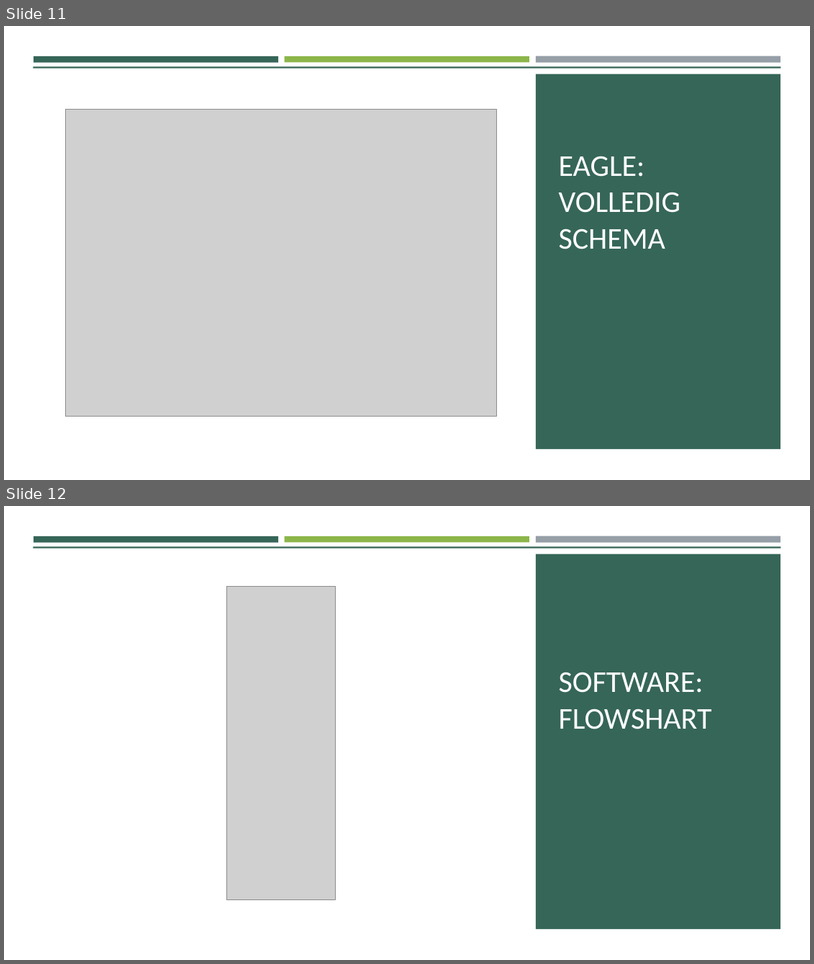
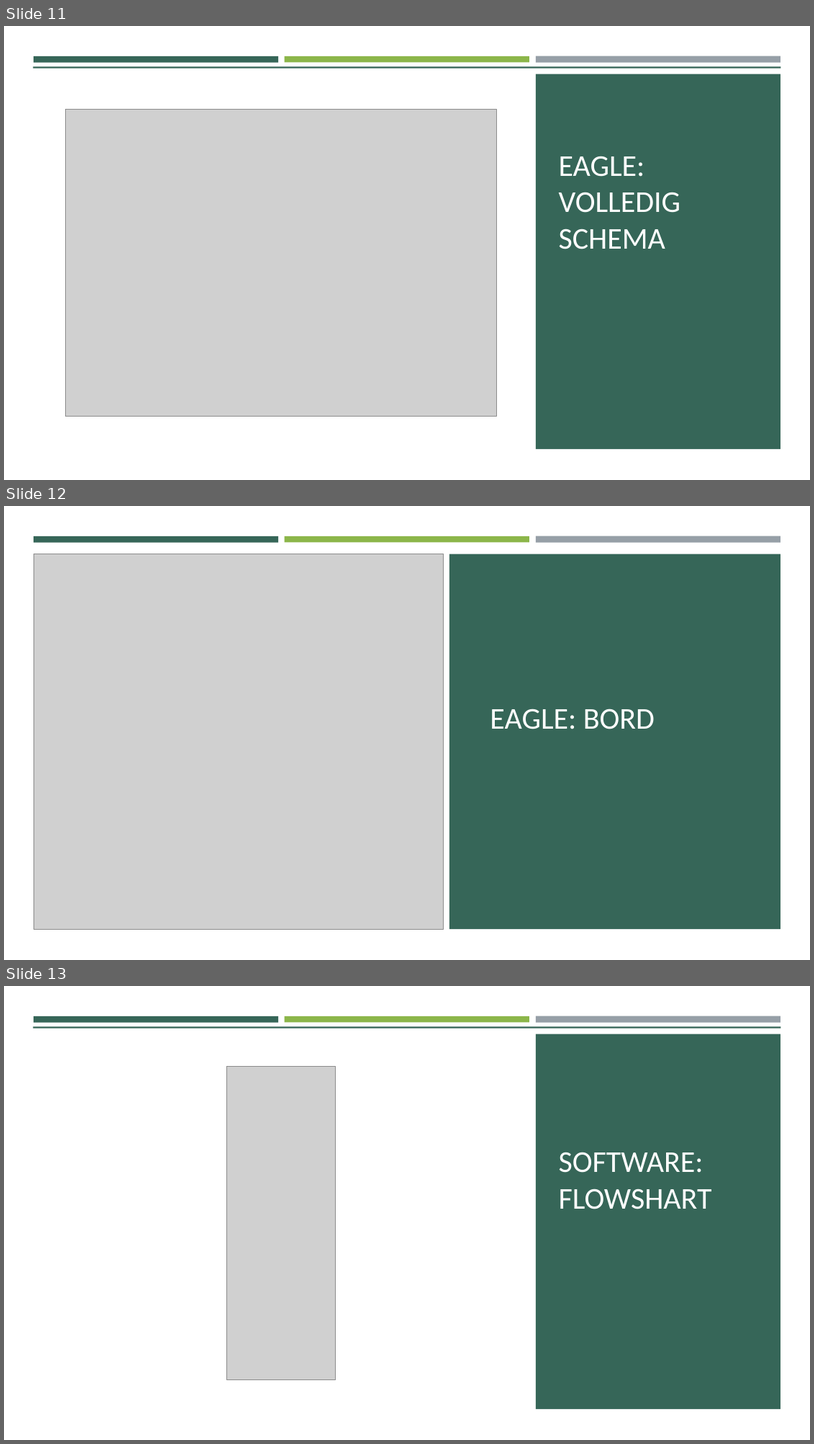
Before and after one commit to RobbeDierickx/GIP-kruispunt-, a slide deck: Gip tussentijdse voorstelling.pptx. Shown one above the other, each under a label of ours: slides 11 and 12 before the commit, slides 11, 12 and 13 after it. The pictures are 814x964 and 814x1444 pixels, drawn with LibreOffice and Linux fonts; fonts in the diff are those of the drawing; grey boxes stand for pictures. Boxes give left, top, right and bottom in pixels: in the first picture for what was removed or moved away, otherwise in the second. Text is boxed around its words. In the diff, an @@ line names an element or a change of style, - is before the commit and + after.

```diff
--- a/Gip tussentijdse voorstelling.pptx
+++ b/Gip tussentijdse voorstelling.pptx
@@ slide 12 added at <box>4,506,810,960</box>, background #FFFFFF @@
@@ rectangle added at <box>4,506,810,960</box>, fill #FFFFFF @@
@@ rectangle added at <box>4,548,810,960</box>, fill #FFFFFF @@
@@ rectangle added at <box>34,536,278,542</box>, fill #366658 @@
@@ rectangle added at <box>285,536,530,542</box>, fill #8CB64A @@
@@ rectangle added at <box>536,536,781,543</box>, fill #969FA7 @@
@@ picture added at <box>34,554,444,929</box> @@
@@ rectangle added at <box>450,554,782,929</box>, fill #366658 @@
@@ title added at <box>490,708,655,729</box>, 36 pt, text #FFFFFF @@
+EAGLE: BORD
@@ what was slide 12 is now slide 13 @@
```
Also in this commit, not shown: 1 slide changed, 1 slide removed, 3 other files.
